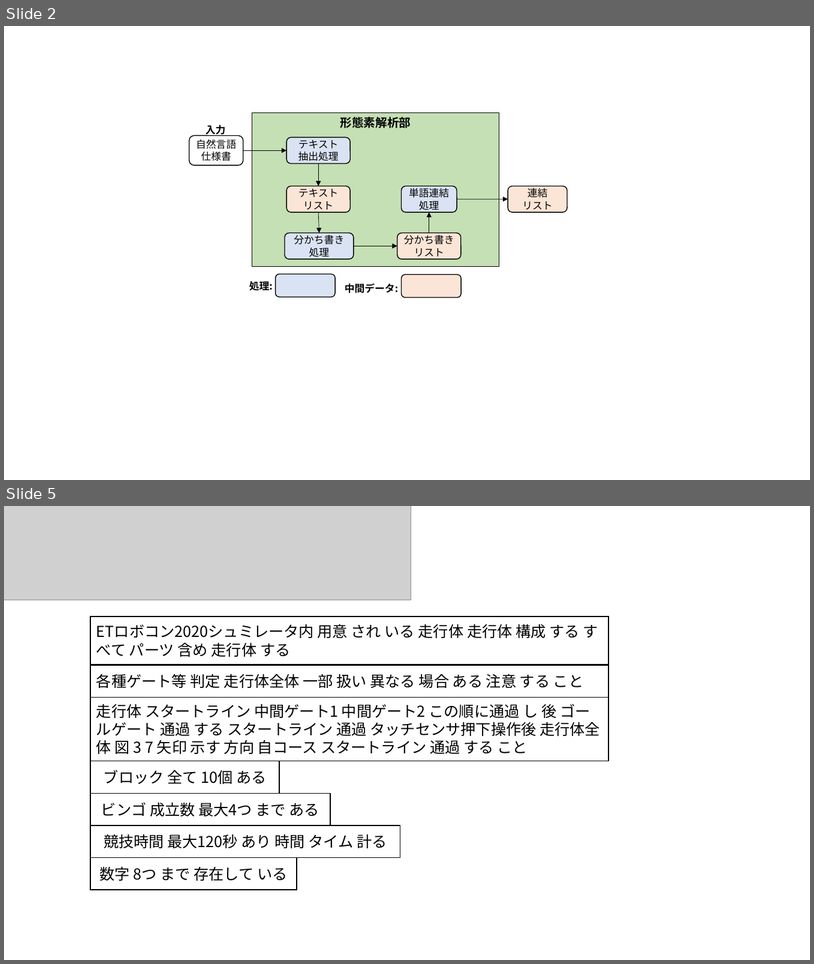
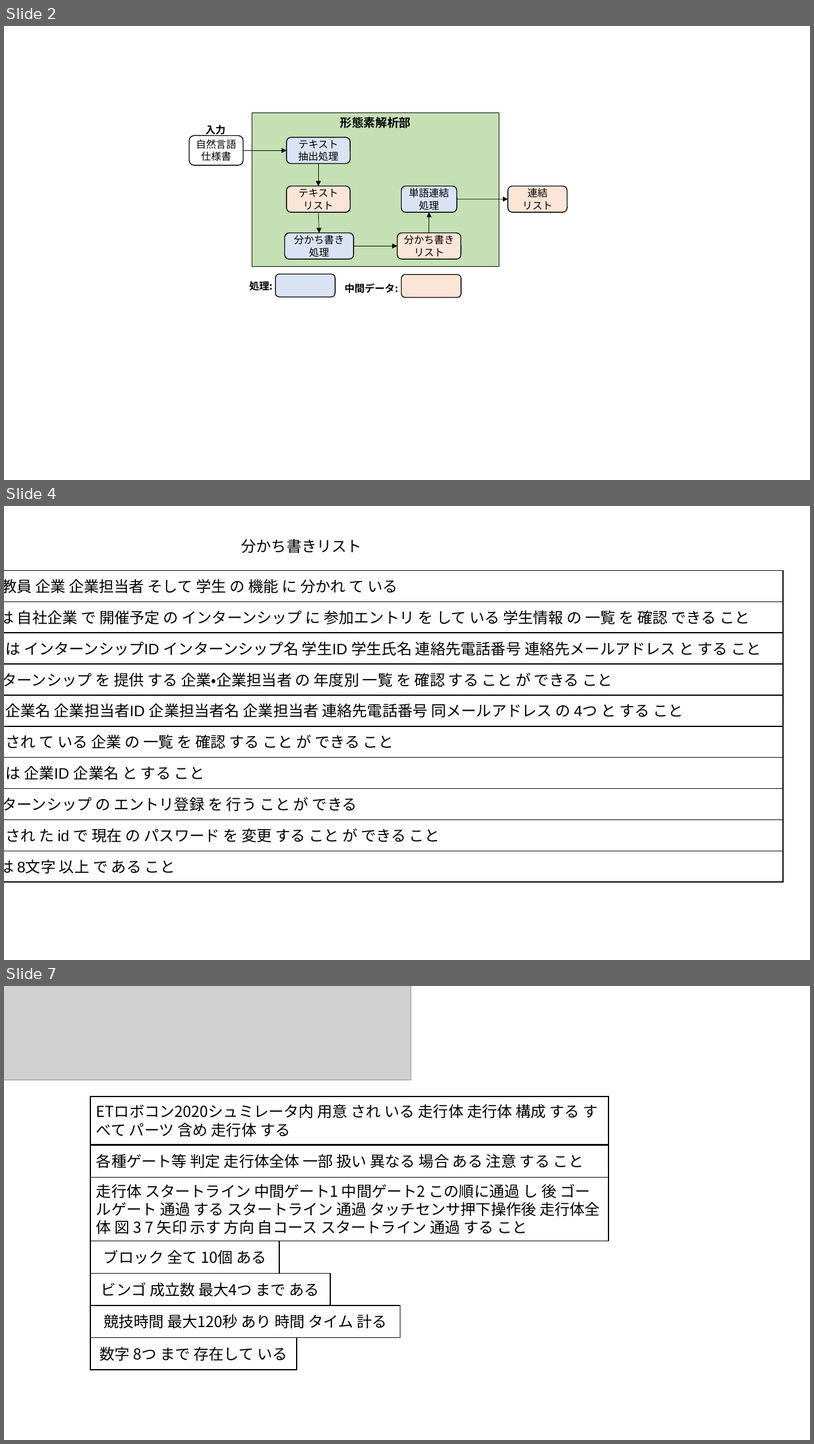
Before and after one commit to sugaken0528/masterPaper, a slide deck: image/sozai.pptx. Shown one above the other, each under a label of ours: slides 2 and 5 before the commit, slides 2, 4 and 7 after it; the slides between them are not shown. The pictures are 814x964 and 814x1444 pixels, drawn with LibreOffice and Linux fonts; fonts in the diff are those of the drawing; grey boxes stand for pictures. Boxes give left, top, right and bottom in pixels: in the first picture for what was removed or moved away, otherwise in the second. Text is boxed around its words. In the diff, an @@ line names an element or a change of style, - is before the commit and + after.

```diff
--- a/image/sozai.pptx
+++ b/image/sozai.pptx
@@ slide 4 added at box(4, 506, 810, 960), background #FFFFFF @@
@@ text added at box(242, 538, 363, 553), 18 pt, text #000000 @@
+分かち書きリスト
@@ rectangle added at box(4, 571, 784, 601), outline #000000 1 pt, 18 pt, text #000000 @@
+システム は 教員 企業 企業担当者 そして 学生 の 機能 に 分かれ て いる
@@ rectangle added at box(4, 601, 784, 633), outline #000000 1 pt, 18 pt, text #000000 @@
+企業担当者 は 自社企業 で 開催予定 の インターンシップ に 参加エントリ を して いる 学生情報 の 一覧 を 確認 できる こと
@@ rectangle added at box(4, 633, 784, 664), outline #000000 1 pt, 18 pt, text #000000 @@
+一覧 の 項目 は インターンシップID インターンシップ名 学生ID 学生氏名 連絡先電話番号 連絡先メールアドレス と する こと
@@ rectangle added at box(4, 664, 784, 695), outline #000000 1 pt, 18 pt, text #000000 @@
+教員 は インターンシップ を 提供 する 企業・企業担当者 の 年度別 一覧 を 確認 する こと が できる こと
@@ rectangle added at box(4, 695, 784, 726), outline #000000 1 pt, 18 pt, text #000000 @@
+項目 は 年度 企業名 企業担当者ID 企業担当者名 企業担当者 連絡先電話番号 同メールアドレス の 4つ と する こと
@@ rectangle added at box(4, 726, 784, 757), outline #000000 1 pt, 18 pt, text #000000 @@
+教員 は 登録 され て いる 企業 の 一覧 を 確認 する こと が できる こと
@@ rectangle added at box(4, 757, 784, 788), outline #000000 1 pt, 18 pt, text #000000 @@
+一覧 の 項目 は 企業ID 企業名 と する こと
@@ rectangle added at box(4, 789, 784, 819), outline #000000 1 pt, 18 pt, text #000000 @@
+学生 は インターンシップ の エントリ登録 を 行う こと が できる
@@ rectangle added at box(4, 819, 784, 850), outline #000000 1 pt, 18 pt, text #000000 @@
+学生 は 発行 され た id で 現在 の パスワード を 変更 する こと が できる こと
@@ rectangle added at box(4, 851, 784, 882), outline #000000 1 pt, 18 pt, text #000000 @@
+パスワード は 8文字 以上 で ある こと
@@ what was slide 5 is now slide 7 @@
```
Also in this commit, not shown: 5 slides changed, 3 other slides added, 2 slides removed, 37 other files.
